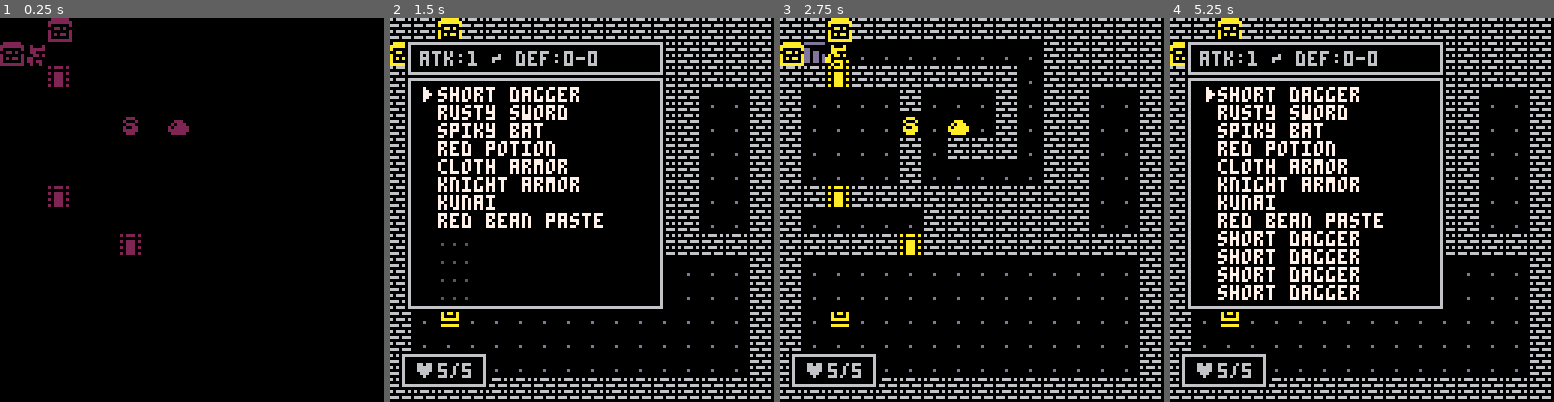
Above: before the commit, frames 1-4 (left to right).
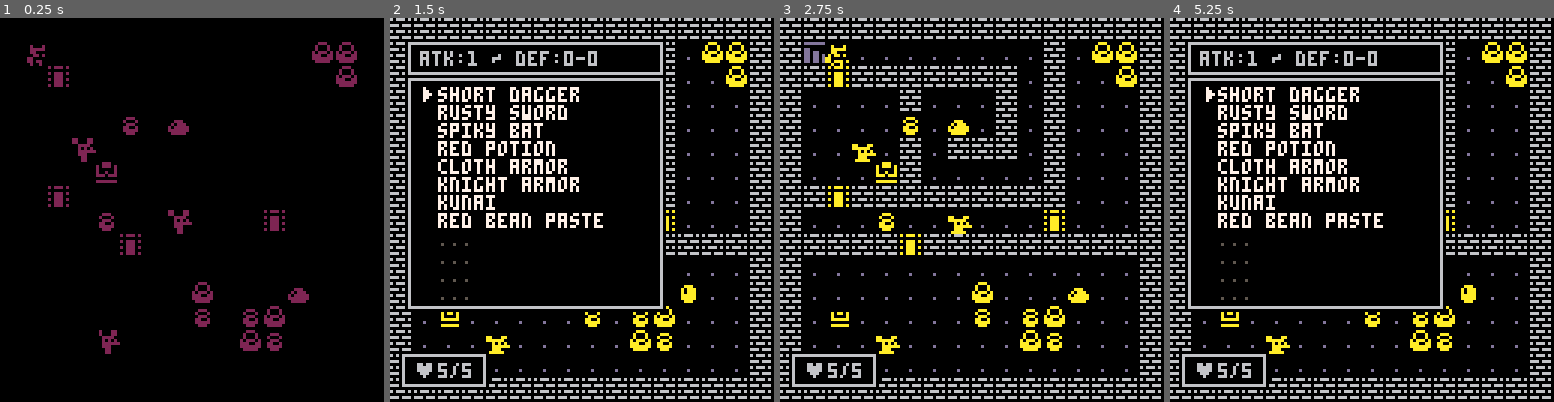
Above: after the commit, the same moments.

Repository: hkhoa-ng/pico-8
Game: PICO-8 cartridge carts/my-games/roguelike/roguelike.p8
The game is run twice, just before and just after one commit, with the same random seed, the same clock (stepped at 60 frames per second) and the same inputs.
Inputs:
- Up to frame 1 (0.25 s): no input
- Up to frame 2 (1.5 s): tap X (X key) at 0.33, 1.07 s; tap O (Z key) at 0.7 s
- Up to frame 3 (2.75 s): hold Right 1.6-2.1 s; tap O (Z key) at 1.7, 2.1, 2.5 s; tap X (X key) at 1.85 s; hold Up 2.15-2.42 s; hold Right from 2.47 s (still down)
- Up to frame 4 (5.25 s): tap O (Z key) every 0.4 s from 2.9 to 4.9 s; tap X (X key) at 2.97, 4.08, 5.2 s; release Right at 3.03 s; hold Left 3.08-3.58 s; hold Down 3.63-3.97 s; hold Right 4.02-4.68 s; hold Up 4.73-5.03 s; hold Left from 5.08 s (still down)

The runs differ from the first frame. In frame 1, 2.9% of the frame differs, in the area x 0-93%, y 0-88%; in frame 2, 3.5%; in frame 3, 5.2%; in frame 4, 6.2%.

Commit message:
Before #27

Diff:
--- a/carts/my-games/roguelike/roguelike.p8
+++ b/carts/my-games/roguelike/roguelike.p8
@@ -174,48 +174,32 @@
 function move_mob(m,to_x,to_y)
 	-- sprite flip
 	m.flip=to_x==0 and m.flip or to_x<0
-	-- collision detection
-	if m.type==1 then
-		move_p(m,to_x,to_y)
+	-- move mob
+	local destx, desty = m.x + to_x, m.y + to_y
+	local next_tile = check_next_tile(destx, desty)
+	mobs_can_move = true
+	if next_tile.type then -- hit player
+		bump_ani(m,to_x,to_y,-5)
+		if m.type==1 then
+			hit_mob(p,next_tile)
+			sfx(6)
+		else
+			hit_mob(m,p)
+			sfx(7)
+		end
+	elseif next_tile=="floor" then -- move to floor tile
+		m.x = destx
+		m.y = desty
+		bump_ani(m,to_x,to_y,8)
+	elseif next_tile=="interact" or next_tile=="door"
+	and m.type==1 then -- trigger interact or door
+		local tile = mget(destx, desty)
+		trig_bump(tile, destx, desty)
+		bump_ani(m, to_x, to_y, -5)
 	else
-		move_m(m,to_x,to_y)
-	end
-end
-
-function move_p(m,to_x,to_y)
-	local destx,desty=m.x+to_x,m.y+to_y
-	local next_tile=check_next_tile(destx,desty)
-	if next_tile=="floor" then
-		m.x=destx
-		m.y=desty
-		bump_ani(m,to_x,to_y,8)
-		mobs_can_move=true
-		return
-	elseif next_tile=="interact"
-	or next_tile=="door" then
-		local tile=mget(destx,desty)
-		trig_bump(tile,destx,desty)
-		mobs_can_move=true
-	elseif next_tile.type then
-		hit_mob(p,next_tile)
-		mobs_can_move=true
-		sfx(6)
-	end
-	bump_ani(m,to_x,to_y,-5)
-end
-
-function move_m(m,to_x,to_y)
-	local destx,desty=m.x+to_x,m.y+to_y
-	local next_tile=check_next_tile(destx,desty)
-	if next_tile.type==1 then
-		hit_mob(m,p)
-		bump_ani(m,to_x,to_y,-5)
-		sfx(7)
-		return
-	end
-	m.x=destx
-	m.y=desty
-	bump_ani(m,to_x,to_y,8)
+		bump_ani(m, to_x, to_y, -5)
+		mobs_can_move = false
+	end
 end
 
 function bump_ani(o,x,y,dist)
@@ -250,22 +234,22 @@
 	local index=inv_window.cur
 	local item,tx,ty=inv[index],throw_tile()
 	--
-	if inbounds(tx,ty) then
-		local m=get_mob(tx,ty)
-		if m and item then
-			if item.type=="use" then
-				use_item(index,m)
-			else
-				sfx(6)
-				hit_mob(item,m)
-				m.flash=5
-				trash_item(index)
-			end
-		end
-	end
-	bump_ani(p,thrx,thry,-8)
-	mobs_can_move=true
-	_upd=update_game
+	local m=get_mob(tx,ty)
+	if m.type and item then
+		bump_ani(p,thrx,thry,-8)
+		mobs_can_move=true
+		_upd=update_game
+		if item.type=="use" then
+			use_item(index,m)
+		else
+			sfx(6)
+			hit_mob(item,m)
+			m.flash=5
+			trash_item(index)
+		end
+	else
+		sfx(8)
+	end
 end
 
 function throw_tile()
@@ -288,8 +272,6 @@
 		dialog=nil
 	elseif btnp(5) then
 		show_inv(1)
-	elseif btnp(🅾️) then
-		take_item(items[1])
 	elseif not dialog then
 	--move mobs & player only when
 	--no dialog showing on screen
@@ -302,27 +284,30 @@
 			end
 		end
 		for m in all(mobs) do
+			calc_dist(m.tar_x,m.tar_y)
 			--skip iteration if player
-			if m.type==1 then goto continue end
-			local l=los(m.x,m.y,p.x,p.y)
+			if m.type==1 then
+			 goto continue
+			end
+			local mx,my,px,py=m.x,m.y,p.x,p.y
+			local l=los(mx,my,px,py) and dist(mx,my,px,py)<m.los
 			if l then
-				m.tar_x,m.tar_y=p.x,p.y
+				m.tar_x,m.tar_y=px,py
 			end
 			if m.task=="idle" then
-				if l and dist(m.x,m.y,p.x,p.y)<m.los then
-					add_float("!",m.x*8+2,m.y*8+4,10)
+				if l then
+					add_float("!",mx*8+2,my*8+4,10)
 					m.task="atk"
 					mobs_can_move=false
 				end
 			end
 			if m.task=="atk" then
-				if m.x==m.tar_x
-				and m.y==m.tar_y
+				if mx==m.tar_x
+				and my==m.tar_y
 				and not l then
 					m.task="idle"
-					add_float("?",m.x*8+2,m.y*8+4,10)
+					add_float("?",mx*8+2,my*8+4,10)
 				end
-				calc_dist(m.tar_x,m.tar_y)
 				if mobs_can_move then
 					pathfinding(m)
 				end
@@ -407,17 +392,21 @@
 
 	if _upd==update_throw then
 		local tx,ty=throw_tile()
-		local x1,y1,x2,y2=p.x*8+3+thrx*6,p.y*8+3+thry*6,
-			mid(tx*8+3,127),mid(ty*8+3,127)
-		line(x1+thry,y1+thrx,x2+thry,y2+thrx,0)
-		line(x1-thry,y1-thrx,x2-thry,y2-thrx,0)
+		local x1,y1,x2,y2,m,col=p.x*8+3+thrx*6,p.y*8+3+thry*6,
+			mid(tx*8+3,127),mid(ty*8+3,127),get_mob(tx,ty),10
+		--line(x1+thry,y1+thrx,x2+thry,y2+thrx,0)
+		--line(x1-thry,y1-thrx,x2-thry,y2-thrx,0)
+		if not m.type then
+			col=5
+		end
 		fillp(0b0101101001011010)
 		if sin(time())>0 then
 			fillp(0b1010010110100101)
 		end
-		line(x1,y1,x2,y2,10)
+
+		line(x1,y1,x2,y2,col)
 		fillp()
-		out_print("+",x2-1,y2-2,0,10)
+		out_print("✽",x2-1,y2-2,0,col)
 	end
 
 	--floating text boxes
@@ -856,7 +845,8 @@
 			local dx,dy=dirx[i],diry[i]
 			local to_x,to_y=m.x+dx,m.y+dy
 			local next_tile=check_next_tile(to_x,to_y)
-			if next_tile=="floor"	then
+			if next_tile=="floor"
+			or next_tile.type==1	then
 				local mob=get_mob(to_x,to_y)
 				local d=distmap[to_x][to_y]+rnd()
 				if d<=bd and
@@ -865,7 +855,7 @@
 				end
 			end
 		end
-		move_m(m,bx,by)
+		move_mob(m,bx,by)
 	end
 end
 
@@ -1094,24 +1084,26 @@
 
 
 
+
+
 __gff__
-0000010000000202020102010204020000000000000000000000000000000000000000000000000000000000000000000000000000000000000000000000000000000000000000000000000000000000000000000000000000000000000000000000000000000000000000000000000000000000000000000000000000000000
+0000010000000202000102010204020000000000000000000000000000000000000000000000000000000000000000000000000000000000000000000000000000000000000000000000000000000000000000000000000000000000000000000000000000000000000000000000000000000000000000000000000000000000
 0000000000000000000000000000000000000000000000000000000000000000000000000000000000000000000000000000000000000000000000000000000000000000000000000000000000000000000000000000000000000000000000000000000000000000000000000000000000000000000000000000000000000000
 __map__
-0202060202020202020202020202020200000000000000000000000000000000000000000000000000000000000000000000000000000000000000000000000000000000000000000000000000000000000000000000000000000000000000000000000000000000000000000000000000000000000000000000000000000000
-060f010101010101010101020202020200000000000000000000000000000000000000000000000000000000000000000000000000000000000000000000000000000000000000000000000000000000000000000000000000000000000000000000000000000000000000000000000000000000000000000000000000000000
-02020d0202020202020201020202020200000000000000000000000000000000000000000000000000000000000000000000000000000000000000000000000000000000000000000000000000000000000000000000000000000000000000000000000000000000000000000000000000000000000000000000000000000000
-0201010101020101010201020201010200000000000000000000000000000000000000000000000000000000000000000000000000000000000000000000000000000000000000000000000000000000000000000000000000000000000000000000000000000000000000000000000000000000000000000000000000000000
-0201010101070170010201020201010200000000000000000000000000000000000000000000000000000000000000000000000000000000000000000000000000000000000000000000000000000000000000000000000000000000000000000000000000000000000000000000000000000000000000000000000000000000
-0201010101020102020201020201010200000000000000000000000000000000000000000000000000000000000000000000000000000000000000000000000000000000000000000000000000000000000000000000000000000000000000000000000000000000000000000000000000000000000000000000000000000000
-0201010101020101010101020201010200000000000000000000000000000000000000000000000000000000000000000000000000000000000000000000000000000000000000000000000000000000000000000000000000000000000000000000000000000000000000000000000000000000000000000000000000000000
-02020d0202020202020202020201010200000000000000000000000000000000000000000000000000000000000000000000000000000000000000000000000000000000000000000000000000000000000000000000000000000000000000000000000000000000000000000000000000000000000000000000000000000000
-0201010101010202020202020201010200000000000000000000000000000000000000000000000000000000000000000000000000000000000000000000000000000000000000000000000000000000000000000000000000000000000000000000000000000000000000000000000000000000000000000000000000000000
+0202020202020202020202020202020200000000000000000000000000000000000000000000000000000000000000000000000000000000000000000000000000000000000000000000000000000000000000000000000000000000000000000000000000000000000000000000000000000000000000000000000000000000
+020f010101010101010101020108080200000000000000000000000000000000000000000000000000000000000000000000000000000000000000000000000000000000000000000000000000000000000000000000000000000000000000000000000000000000000000000000000000000000000000000000000000000000
+02020d0202020202020201020101080200000000000000000000000000000000000000000000000000000000000000000000000000000000000000000000000000000000000000000000000000000000000000000000000000000000000000000000000000000000000000000000000000000000000000000000000000000000
+0201010101020101010201020101010200000000000000000000000000000000000000000000000000000000000000000000000000000000000000000000000000000000000000000000000000000000000000000000000000000000000000000000000000000000000000000000000000000000000000000000000000000000
+0201010101070170010201020101010200000000000000000000000000000000000000000000000000000000000000000000000000000000000000000000000000000000000000000000000000000000000000000000000000000000000000000000000000000000000000000000000000000000000000000000000000000000
+0201016001020102020201020101010200000000000000000000000000000000000000000000000000000000000000000000000000000000000000000000000000000000000000000000000000000000000000000000000000000000000000000000000000000000000000000000000000000000000000000000000000000000
+020101010c020101010101020101010200000000000000000000000000000000000000000000000000000000000000000000000000000000000000000000000000000000000000000000000000000000000000000000000000000000000000000000000000000000000000000000000000000000000000000000000000000000
+02020d0202020202020202020101010200000000000000000000000000000000000000000000000000000000000000000000000000000000000000000000000000000000000000000000000000000000000000000000000000000000000000000000000000000000000000000000000000000000000000000000000000000000
+02010101070101600101010d0101010200000000000000000000000000000000000000000000000000000000000000000000000000000000000000000000000000000000000000000000000000000000000000000000000000000000000000000000000000000000000000000000000000000000000000000000000000000000
 02020202020d0202020202020202020200000000000000000000000000000000000000000000000000000000000000000000000000000000000000000000000000000000000000000000000000000000000000000000000000000000000000000000000000000000000000000000000000000000000000000000000000000000
 0201010101010101010101010101010200000000000000000000000000000000000000000000000000000000000000000000000000000000000000000000000000000000000000000000000000000000000000000000000000000000000000000000000000000000000000000000000000000000000000000000000000000000
-0201010101010101010101010101010200000000000000000000000000000000000000000000000000000000000000000000000000000000000000000000000000000000000000000000000000000000000000000000000000000000000000000000000000000000000000000000000000000000000000000000000000000000
-02010a0101010101010101010101010200000000000000000000000000000000000000000000000000000000000000000000000000000000000000000000000000000000000000000000000000000000000000000000000000000000000000000000000000000000000000000000000000000000000000000000000000000000
-0201010101010101010101010101010200000000000000000000000000000000000000000000000000000000000000000000000000000000000000000000000000000000000000000000000000000000000000000000000000000000000000000000000000000000000000000000000000000000000000000000000000000000
+0201010101010101080101017001010200000000000000000000000000000000000000000000000000000000000000000000000000000000000000000000000000000000000000000000000000000000000000000000000000000000000000000000000000000000000000000000000000000000000000000000000000000000
+02010a0101010101070107080101010200000000000000000000000000000000000000000000000000000000000000000000000000000000000000000000000000000000000000000000000000000000000000000000000000000000000000000000000000000000000000000000000000000000000000000000000000000000
+0201010160010101010108070101010200000000000000000000000000000000000000000000000000000000000000000000000000000000000000000000000000000000000000000000000000000000000000000000000000000000000000000000000000000000000000000000000000000000000000000000000000000000
 0201010101010101010101010101010200000000000000000000000000000000000000000000000000000000000000000000000000000000000000000000000000000000000000000000000000000000000000000000000000000000000000000000000000000000000000000000000000000000000000000000000000000000
 0202020202020202020202020202020200000000000000000000000000000000000000000000000000000000000000000000000000000000000000000000000000000000000000000000000000000000000000000000000000000000000000000000000000000000000000000000000000000000000000000000000000000000
 
Not shown, changed: 18 lines of the sprite sheet (__gfx__) section of carts/my-games/roguelike/roguelike.p8
Not shown, changed: the sound effects (__sfx__) section of carts/my-games/roguelike/roguelike.p8
